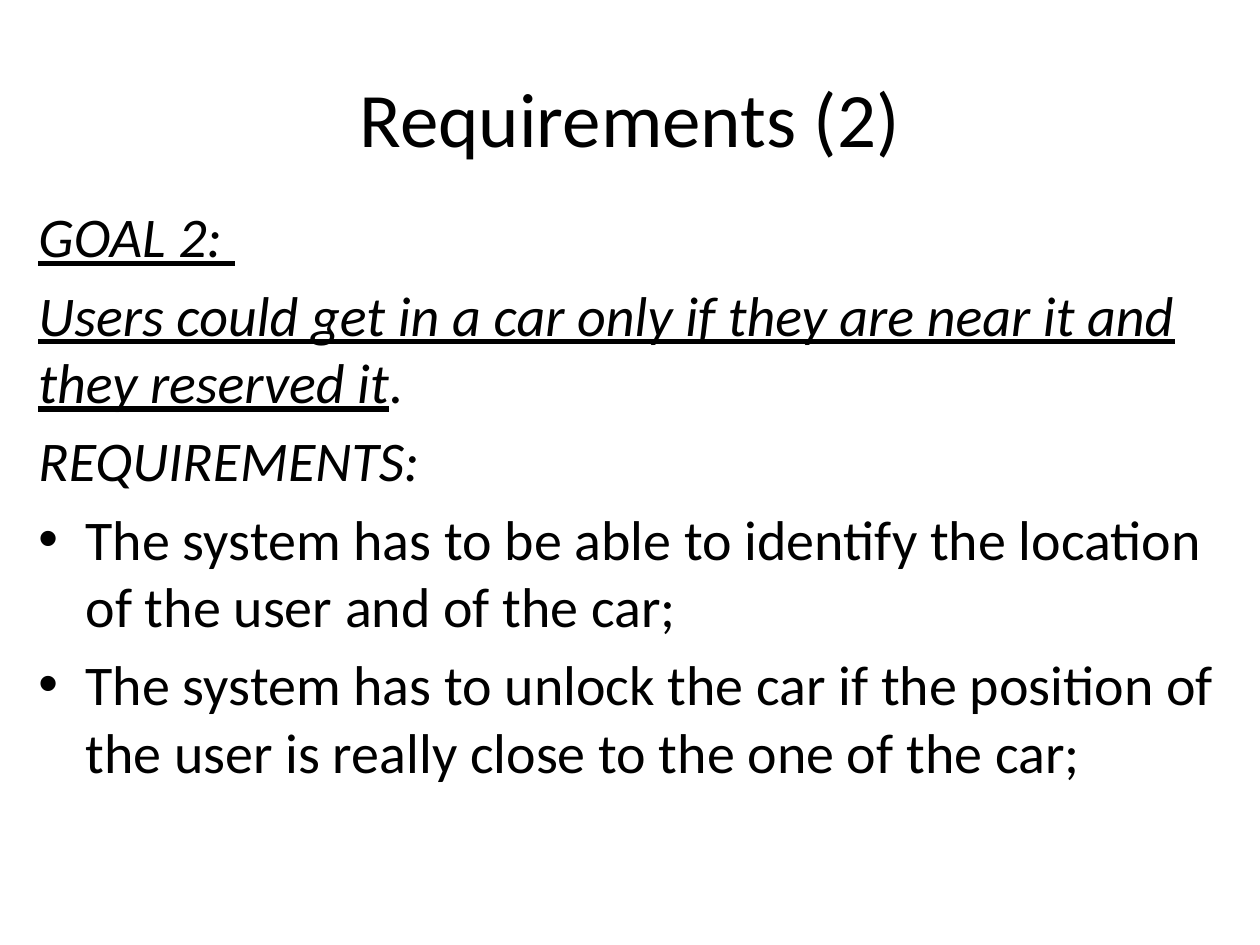
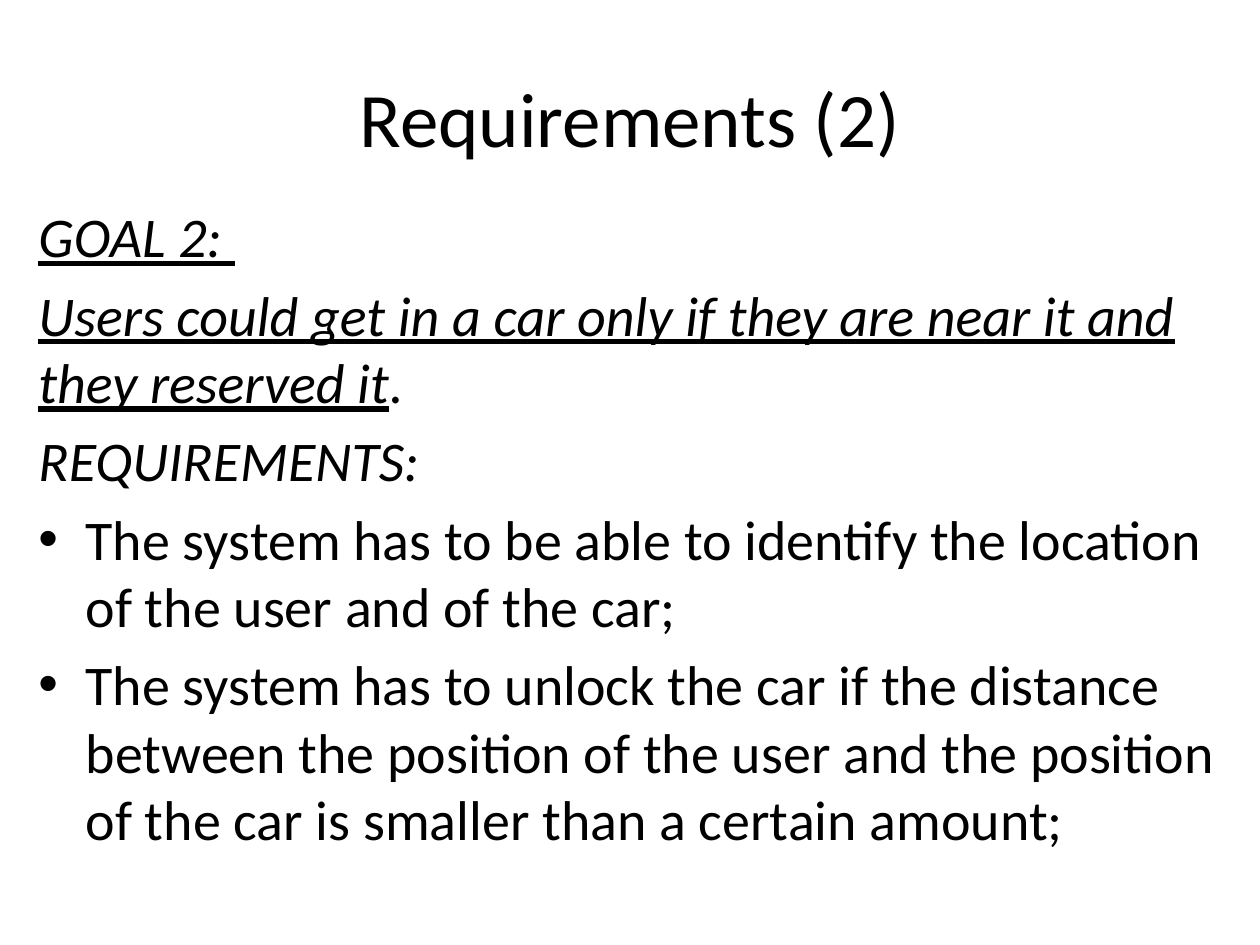
Before and after one commit to cattaneo-riccardo/PowerEnjoy, a slide deck: slide 10 of RASD/presentation/RASD_presentation.pptx. Drawn at 1260x945 pixels with LibreOffice and Linux fonts; fonts in the diff are those of the drawing. Boxes give left, top, right and bottom in pixels: in the first picture for what was removed or moved away, otherwise in the second. Text is boxed around its words. In the diff, an @@ line names an element or a change of style, - is before the commit and + after.

```diff
--- a/RASD/presentation/RASD_presentation.pptx
+++ b/RASD/presentation/RASD_presentation.pptx
@@ text at (x1=86, y1=666, x2=1214, y2=847): text changed @@
-• The system has to unlock the car if the position of the user is really close to the one of the car;
+• The system has to unlock the car if the distance between the position of the user and the position of the car is smaller than a certain amount;
```
Also in this commit, not shown: 8 other slides changed, 1 slide removed, 1 other file.
